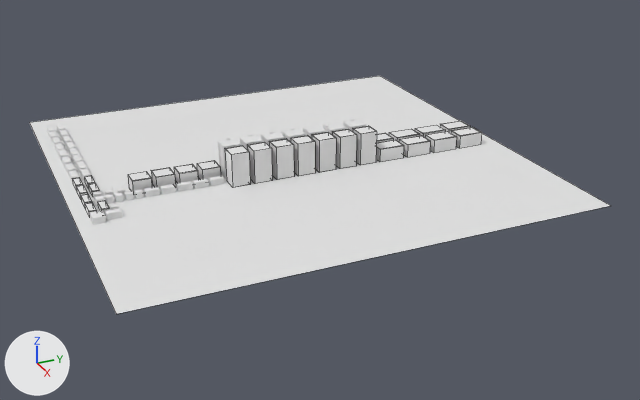
The Blender file blends/lvl4.blend: old version first, new version second.
One viewpoint serves both versions: a 50 mm camera at (1722.0, -1127.0, 735.0) aimed at (56.0, -378.0, -97.0). Every picture has the same lights, and +X, +Y and +Z are marked at lower left. The older version comes first. Mesh edges are drawn as thin lines on the coarser meshes.

Script lines for the objects in view, before the commit:
```python
me_куб_003 = bpy.data.meshes.new('Куб.003')
me_куб_003.from_pydata(...)  # 24 vertices, 21 faces; spans x -21.5..8.5, y -7.9..32.1, z -40.1..34.5
me_куб_060 = bpy.data.meshes.new('Куб.060')
me_куб_060.from_pydata(...)  # 24 vertices, 21 faces; spans x -21.5..8.5, y -7.9..32.1, z -40.1..34.5
me_площина_080 = bpy.data.meshes.new('Площина.080')
me_площина_080.from_pydata(...)  # 4 vertices, 1 face; spans x -500.0..500.0, y -500.0..500.0, z 0.0
# before: 0 (-500.0, -500.0, 0.0) at pixel (29, 122), 1 (500.0, -500.0, 0.0) at pixel (116, 314), 2 (-500.0, 500.0, 0.0) at pixel (379, 75), 3 (500.0, 500.0, 0.0) at pixel (611, 205)
ob_building_003 = bpy.data.objects.new('Building.003', me_куб_003)
ob_building_003.location = (51.0, -258.0, 21.0)
ob_building_003.scale = (-1.33, -1.0, 1.0)
ob_building_049 = bpy.data.objects.new('Building.049', me_куб_060)
ob_building_049.location = (51.0, -408.0, 21.0)
ob_building_049.scale = (-1.33, -1.0, 1.0)
ob_площина = bpy.data.objects.new('Площина', me_площина_080)
ob_площина.location = (-20.0, -425.0, -19.0)
# also in view: 'Building.051' at (60.0, -520.0, 18.0); 'Building.050' at (60.0, -470.0, 18.0); 'Building.056' at (60.0, -210.0, -4.0); 'Building.052' at (60.0, -570.0, 18.0); 'Building.054' at (60.0, -70.0, -4.0)
```
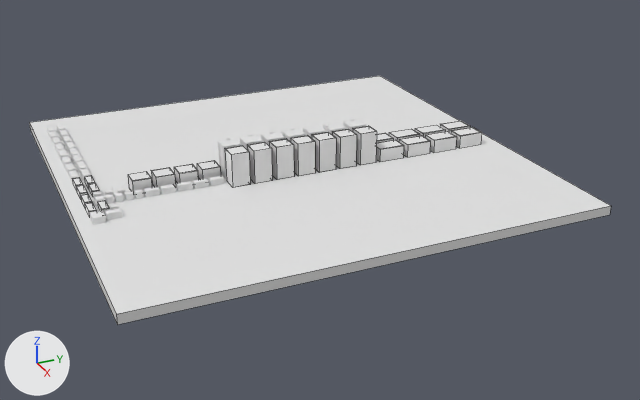
What changed in the scene script:
```text
Change me_площина_080:
    used by ob_площина; location = (-20.0, -425.0, -19.0)
    verts and faces of me_площина_080; kept vertices keep their numbers, new ones are numbered from 4
    remove me_площина_080.from_pydata(...)  # 4 vertices, 1 face; spans x -500.0..500.0, y -500.0..500.0, z 0.0
    add me_площина_080.from_pydata(...)  # 8 vertices, 6 faces; spans x -500.0..500.0, y -500.0..500.0, z -20.0..0.0
    me_площина_080 part 1
    add for new, old in zip([*range(4, 8)], [*range(0, 4)]): verts[new] = verts[old] + (0.0, 0.0, -20.0)
    add faces += [(4, 6, 7, 5), (1, 5, 7, 3), (0, 2, 6, 4), (2, 3, 7, 6), (0, 4, 5, 1)]
```

Pixel boxes (x1, y1, x2, y2) of what changed, in the pictures (640 x 400 px):
'Площина', reshaped: before (29, 76, 611, 314); after (29, 76, 611, 325)
part 1 of me_площина_080, added: after (29, 123, 611, 325)
